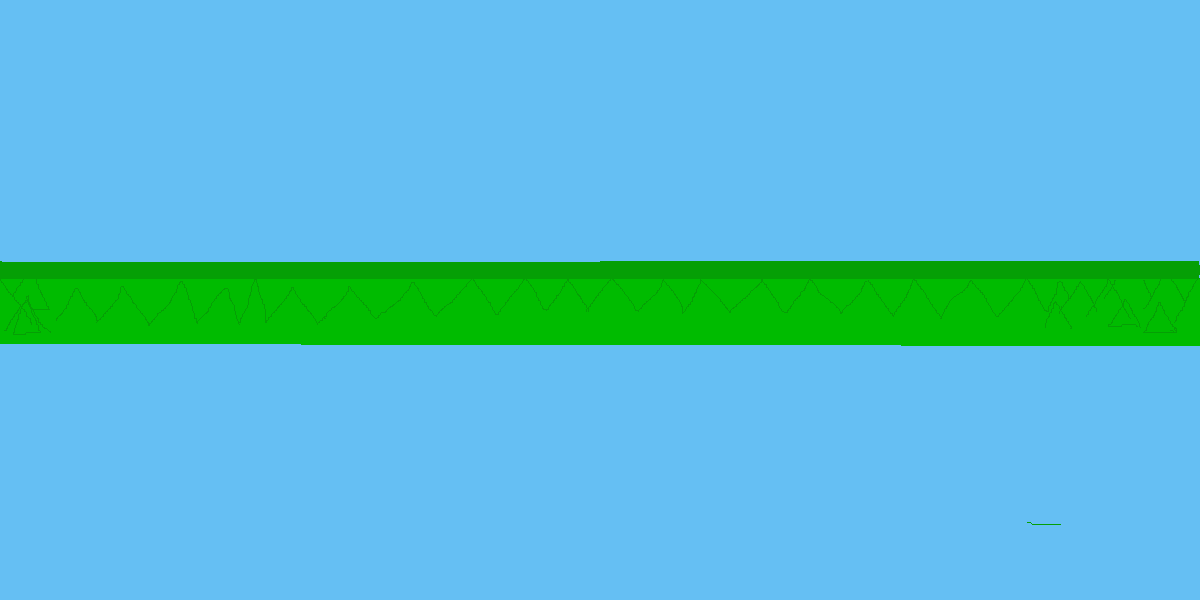
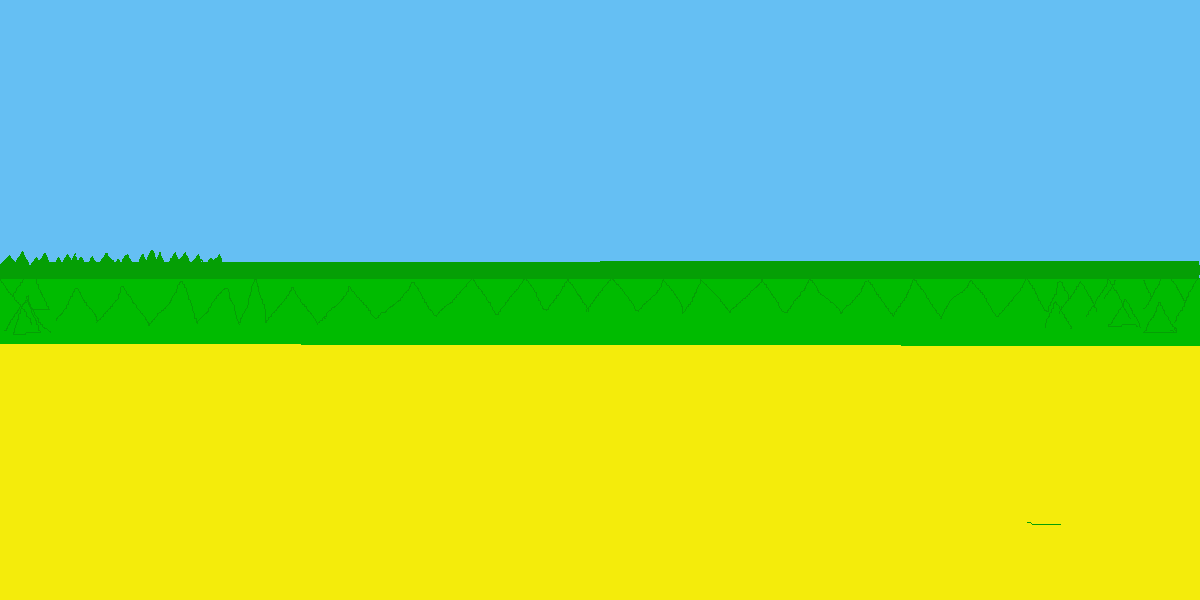
Revision of a layered w=1200, h=600 image; what changed, layer by layer:
painted on "Слой" over [0, 250, 1200, 600]
